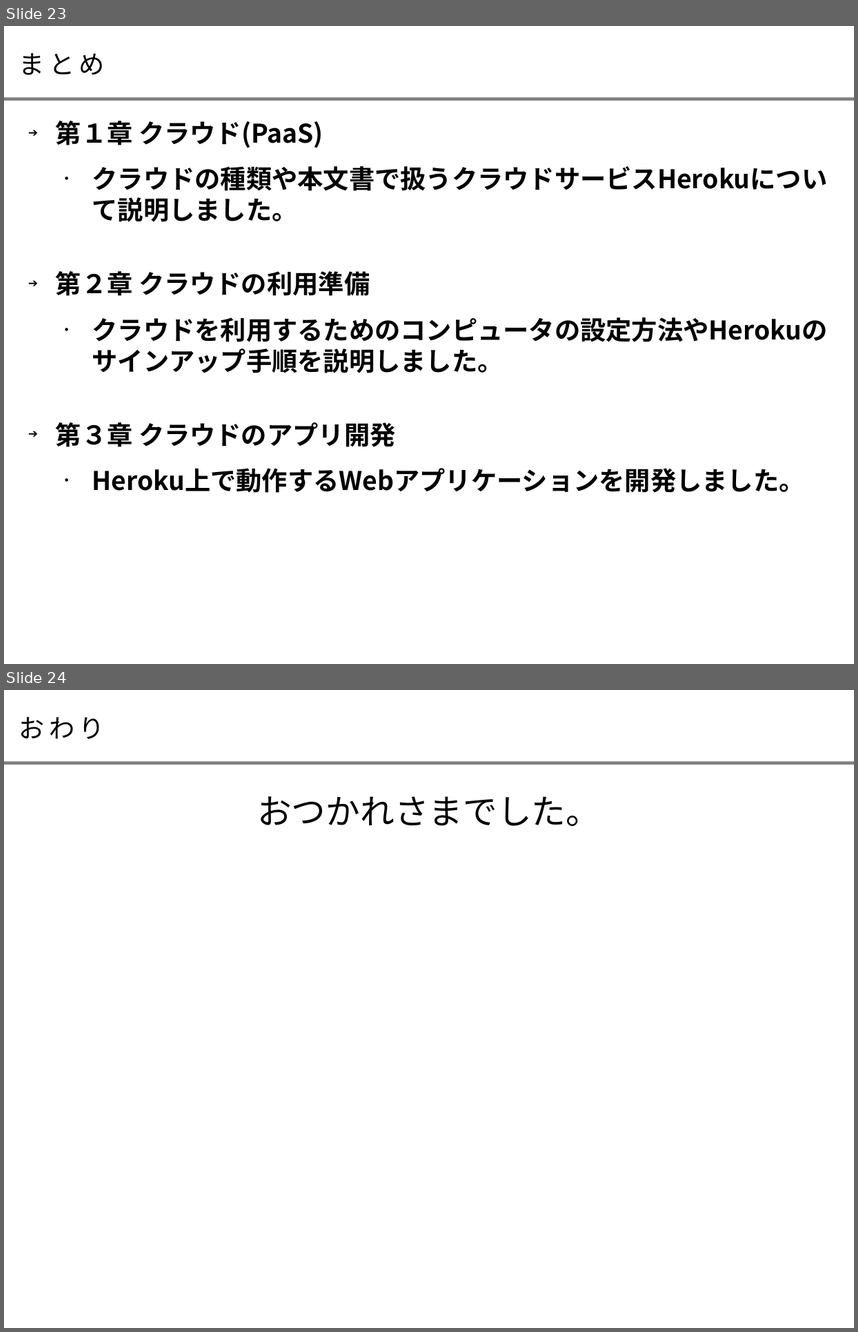
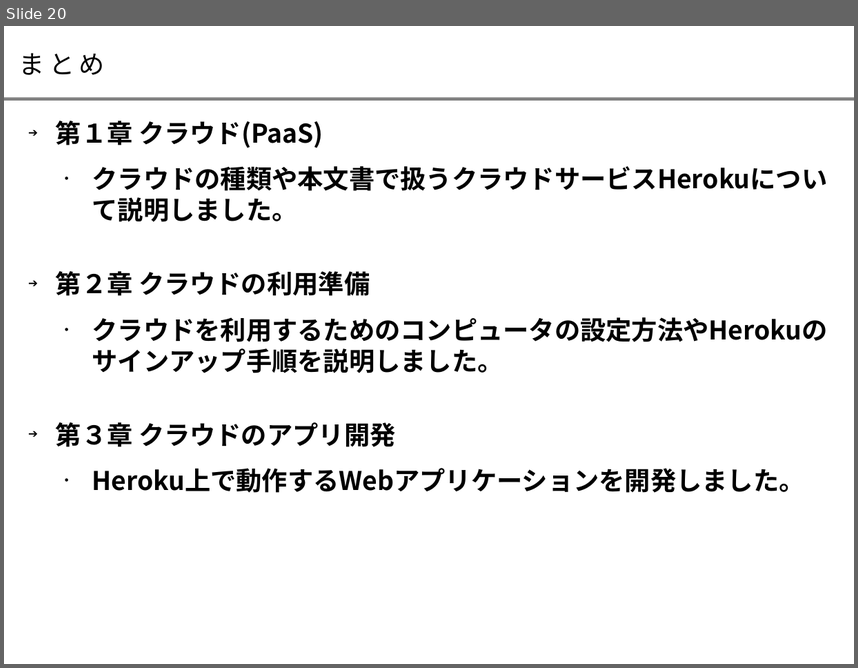
Before and after one commit to takaokouji/sitw16-hello, a slide deck: doc/startup_ruby_paas.odp. Shown one above the other, each under a label of ours: slides 23 and 24 before the commit, slide 20 after it. The pictures are 858x1332 and 858x668 pixels, drawn with LibreOffice and Linux fonts; fonts in the diff are those of the drawing. Boxes give left, top, right and bottom in pixels: in the first picture for what was removed or moved away, otherwise in the second. Text is boxed around its words. In the diff, an @@ line names an element or a change of style, - is before the commit and + after.

```diff
--- a/doc/startup_ruby_paas.odp
+++ b/doc/startup_ruby_paas.odp
@@ slide 24 removed at (x1=4, y1=690, x2=854, y2=1328), background #FFFFFF; not listed: 1 template element that a slide beside it also shows @@
@@ title removed at (x1=19, y1=717, x2=105, y2=739) @@
-おわり
@@ subtitle removed at (x1=257, y1=796, x2=600, y2=826) @@
-おつかれさまでした。
@@ what was slide 23 is now slide 20 @@
```
Also in this commit, not shown: 9 slides changed, 3 other slides removed.
